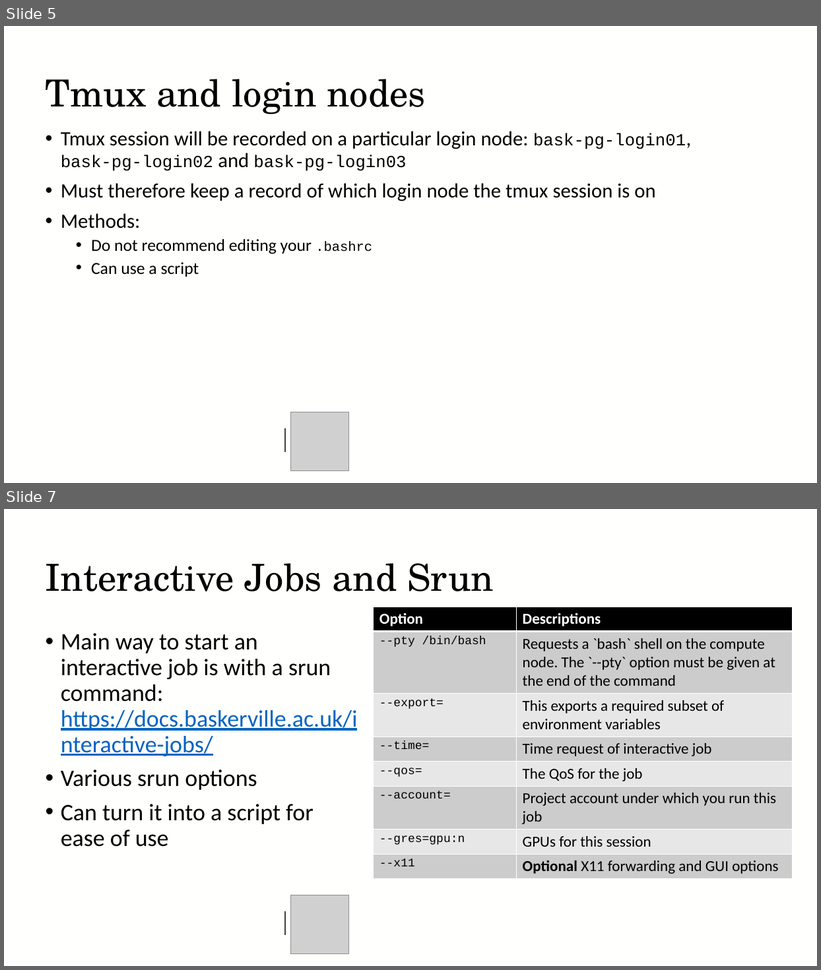
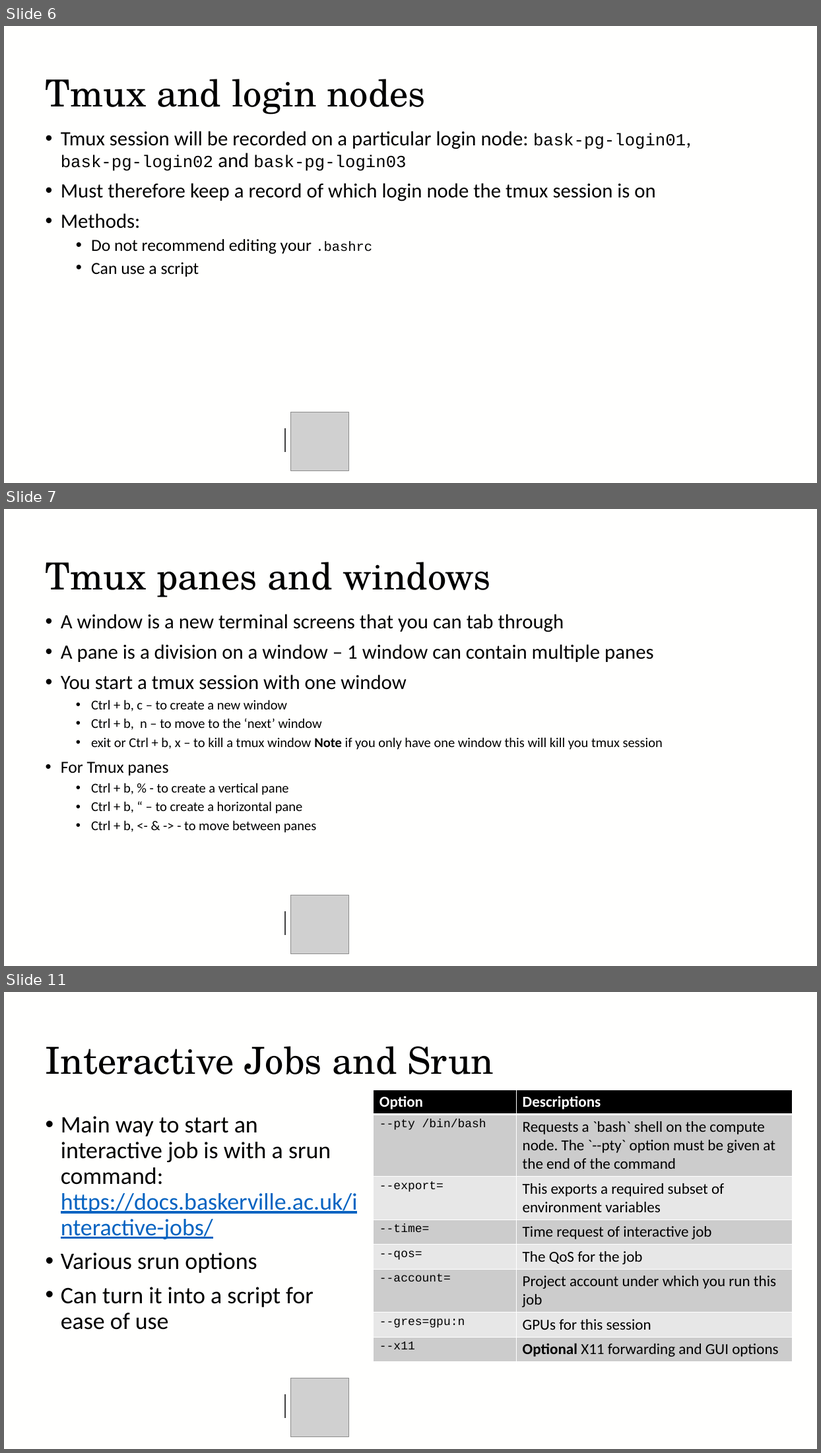
Before and after one commit to baskerville-hpc/2025-01-16-RFI-DLS-training, a slide deck: Interactive_jobs/Baskerville-Interactive-jobs.pptx. Shown one above the other, each under a label of ours: slides 5 and 7 before the commit, slides 6, 7 and 11 after it; the slides between them are not shown. The pictures are 821x970 and 821x1453 pixels, drawn with LibreOffice and Linux fonts; fonts in the diff are those of the drawing; grey boxes stand for pictures; background and template pictures are left out. Boxes give left, top, right and bottom in pixels: in the first picture for what was removed or moved away, otherwise in the second. Text is boxed around its words. In the diff, an @@ line names an element or a change of style, - is before the commit and + after.

```diff
--- a/Interactive_jobs/Baskerville-Interactive-jobs.pptx
+++ b/Interactive_jobs/Baskerville-Interactive-jobs.pptx
@@ slide 7 added at (x1=4, y1=509, x2=817, y2=966), background #FFFFFE @@
@@ title added at (x1=46, y1=562, x2=491, y2=597), 44 pt, text #000000 @@
+Tmux panes and windows
@@ text added at (x1=61, y1=614, x2=663, y2=833), 16 pt, text #000000 @@
+• A window is a new terminal screens that you can tab through
+• A pane is a division on a window – 1 window can contain multiple panes
+• You start a tmux session with one window
+  • Ctrl + b, c – to create a new window
+  • Ctrl + b, n – to move to the ‘next’ window
+  • exit or Ctrl + b, x – to kill a tmux window Note if you only have one window this will kill you tmux session
+• For Tmux panes
+  • Ctrl + b, % - to create a vertical pane
+  • Ctrl + b, “ – to create a horizontal pane
+  • Ctrl + b, <- & -> - to move between panes
@@ picture added at (x1=290, y1=896, x2=349, y2=955) @@
@@ line added from (285, 912) to (285, 935), #404040 1 pt @@
@@ what was slide 5 is now slide 6 @@
@@ what was slide 7 is now slide 11 @@
```
Also in this commit, not shown: 5 slides changed, 18 other slides added.
